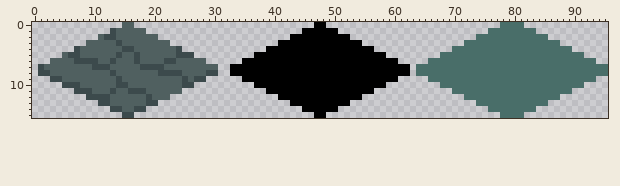
Sprite sheet -- res/sprites/FloorSheet.png. Above, as it was before the edit.
The file is 96x16 pixels.
New version:
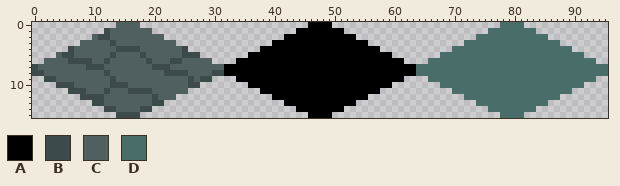
Palette (. is transparent): A #000000  B #3c4a4c  C #506060  D #496e69
Diff:
The edit adds colour A in row 0 at x 46 and 49; in row 1 at x 44 and 51; in row 2 at x 42 and 53; in row 3 at x 40 and 55; in row 4 at x 38 and 57; in row 5 at x 36 and 59.
The edit adds colour A in row 6 at x 34 and 61; in rows 7 to 8 at x 32 and 63; in row 9 at x 34 and 61; in row 10 at x 36 and 59; in row 11 at x 38 and 57; in row 12 at x 40 and 55.
The edit adds colour A in row 13 at x 42 and 53; in row 14 at x 44 and 51; in row 15 at x 46 and 49.
The edit adds colour B in row 1 at x 12; in row 4 at x 6 and 25; in row 5 at x 27; in row 7 at x 0; in row 8 at x 0 and 31; in row 9 at x 2 and 29.
The edit adds colour B in row 10 at x 4 and 27; in row 11 at x 6; in row 12 at x 8; in row 13 at x 10 and 21; in row 14 at x 12 and 19; in row 15 at x 14 and 17.
Colour C gives way to colour B in row 2 at x 11; in row 3 at x 13; in row 4 at x 14 and 17; in row 5 at x 5, 13 and 18; in row 6 at x 6, 12, 19 and 24; in row 7 at x 9 and 22.
Colour C gives way to colour B in row 8 at x 12 and 25; in row 9 at x 13 and 26; in row 10 at x 13; in row 11 at x 12 and 19; in row 12 at x 20.
The edit adds colour C in row 0 at x 14 and 17; in row 1 at x 19; in row 2 at x 10 and 21; in row 3 at x 8 and 23; in row 5 at x 4; in row 6 at x 2 and 29.
The edit adds colour C in row 7 at x 31; in row 11 at x 25; in row 12 at x 23.
Colour B gives way to colour C in rows 1 to 2 at x 13; in row 3 at x 14; in row 4 at x 7 and 24; in row 5 at x 7, 14, 17 and 24; in row 6 at x 10, 13, 17 and 22; in row 7 at x 1, 12 and 18 to 19.
Colour B gives way to colour C in row 8 at x 2, 13, 21 and 29; in row 9 at x 4, 14, 25 and 27; in row 10 at x 7 and 25; in row 11 at x 9 and 13; in rows 12 to 13 at x 12 and 19; in row 14 at x 14 and 17.
Boxes around the changes in both pictures, in picture pixels (x1, y1, x2, y2):
changed: (32, 22, 416, 118)
